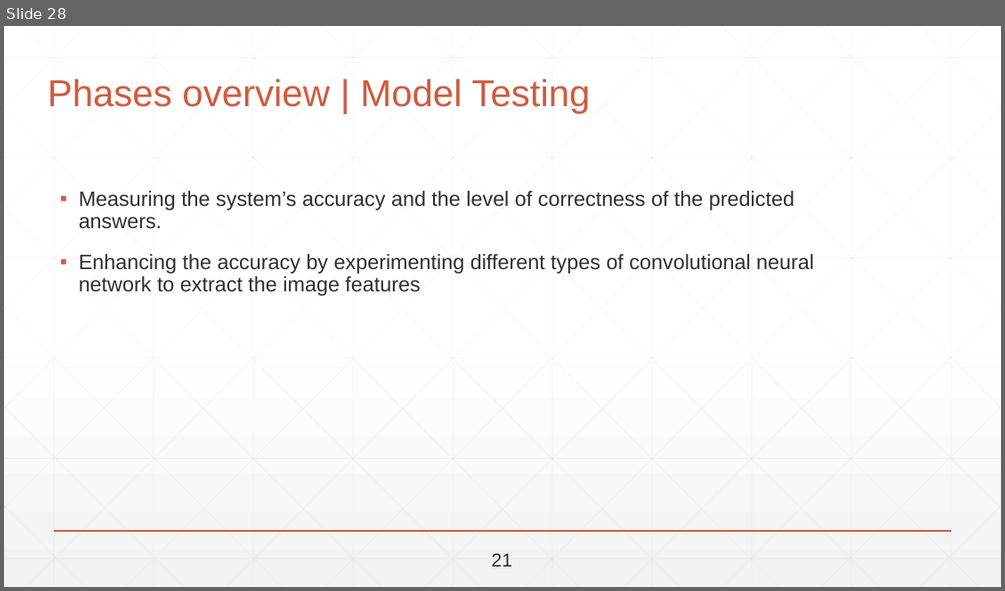
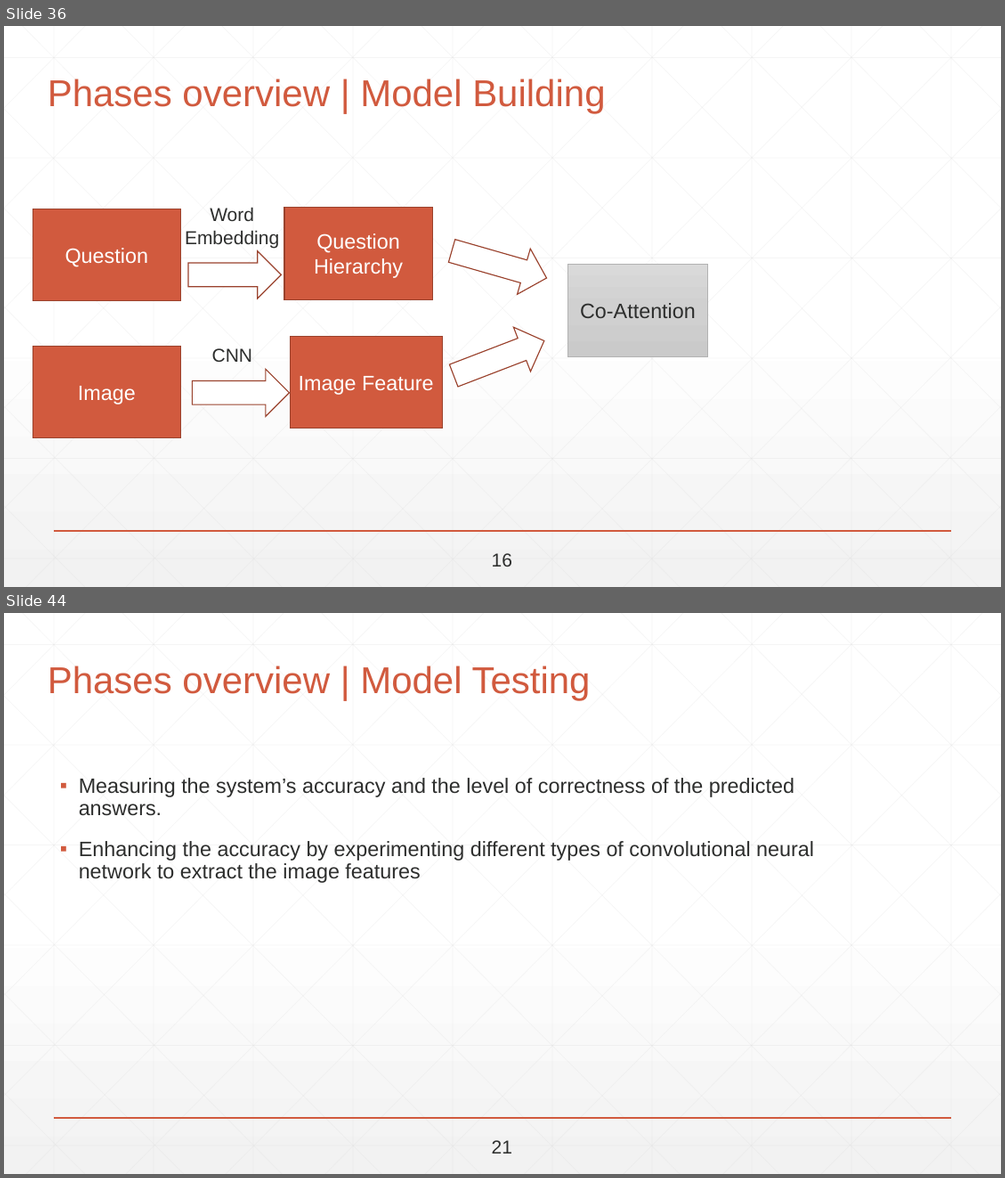
Before and after one commit to abdallahshaaban/Visual-Question-Answering, a slide deck: Second Seminar/Visual-QA Second Seminar.pptx. Shown one above the other, each under a label of ours: slide 28 before the commit, slides 36 and 44 after it; the slides between them are not shown. The pictures are 1005x591 and 1005x1178 pixels, drawn with LibreOffice and Linux fonts; fonts in the diff are those of the drawing. Boxes give left, top, right and bottom in pixels: in the first picture for what was removed or moved away, otherwise in the second. Text is boxed around its words. In the diff, an @@ line names an element or a change of style, - is before the commit and + after.

```diff
--- a/Second Seminar/Visual-QA Second Seminar.pptx
+++ b/Second Seminar/Visual-QA Second Seminar.pptx
@@ slide 36 added at bbox=[4, 26, 1001, 587], background gradient #FFFFFF to #F2F2F2; not listed: 47 template elements that a slide beside it also shows @@
@@ title added at bbox=[48, 79, 605, 114], 36 pt, text #D15A3E @@
+Phases overview | Model Building
@@ rectangle added at bbox=[33, 209, 181, 301], fill #D15A3E, outline #9B432E 1 pt, 20 pt, text #FFFFFF @@
+Question
@@ text added at bbox=[185, 207, 279, 248], 18 pt, text #2D2E2D @@
+Word Embedding
@@ rectangle added at bbox=[284, 208, 432, 300], fill #D15A3E, outline #9B432E 1 pt, 20 pt, text #FFFFFF @@
+Question Hierarchy
@@ right arrow added at bbox=[445, 228, 553, 300], fill #FFFFFF, outline #9B432E 1 pt @@
@@ right arrow added at bbox=[188, 251, 281, 298], fill #FFFFFF, outline #9B432E 1 pt @@
@@ rectangle added at bbox=[568, 264, 708, 356], fill gradient #DADADA to #D0D0D0 to #CACACA, outline #B2B2B2 0.5 pt, 20 pt, text #2D2E2D @@
+Co-Attention
@@ right arrow added at bbox=[445, 318, 553, 397], fill #FFFFFF, outline #9B432E 1 pt @@
@@ rectangle added at bbox=[290, 337, 442, 428], fill #D15A3E, outline #9B432E 1 pt, 20 pt, text #FFFFFF @@
+Image Feature
@@ rectangle added at bbox=[33, 346, 181, 438], fill #D15A3E, outline #9B432E 1 pt, 20 pt, text #FFFFFF @@
+Image
@@ right arrow added at bbox=[193, 370, 290, 417], fill #FFFFFF, outline #9B432E 1 pt @@
@@ text added at bbox=[212, 348, 252, 362], 18 pt, text #2D2E2D @@
+CNN
@@ text added at bbox=[492, 553, 512, 566], 18 pt, text #2D2E2D @@
+16
@@ what was slide 28 is now slide 44 @@
```
Also in this commit, not shown: 13 slides changed, 21 other slides added, 5 slides removed, 1 other file.
